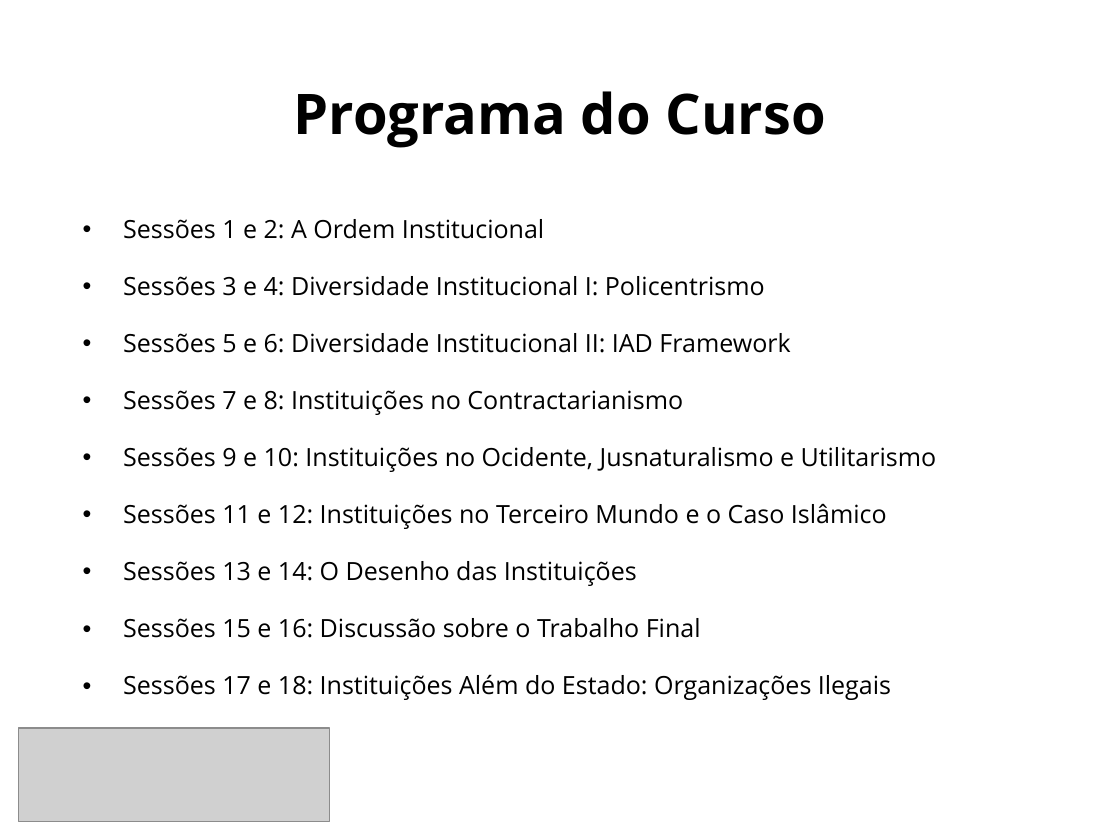
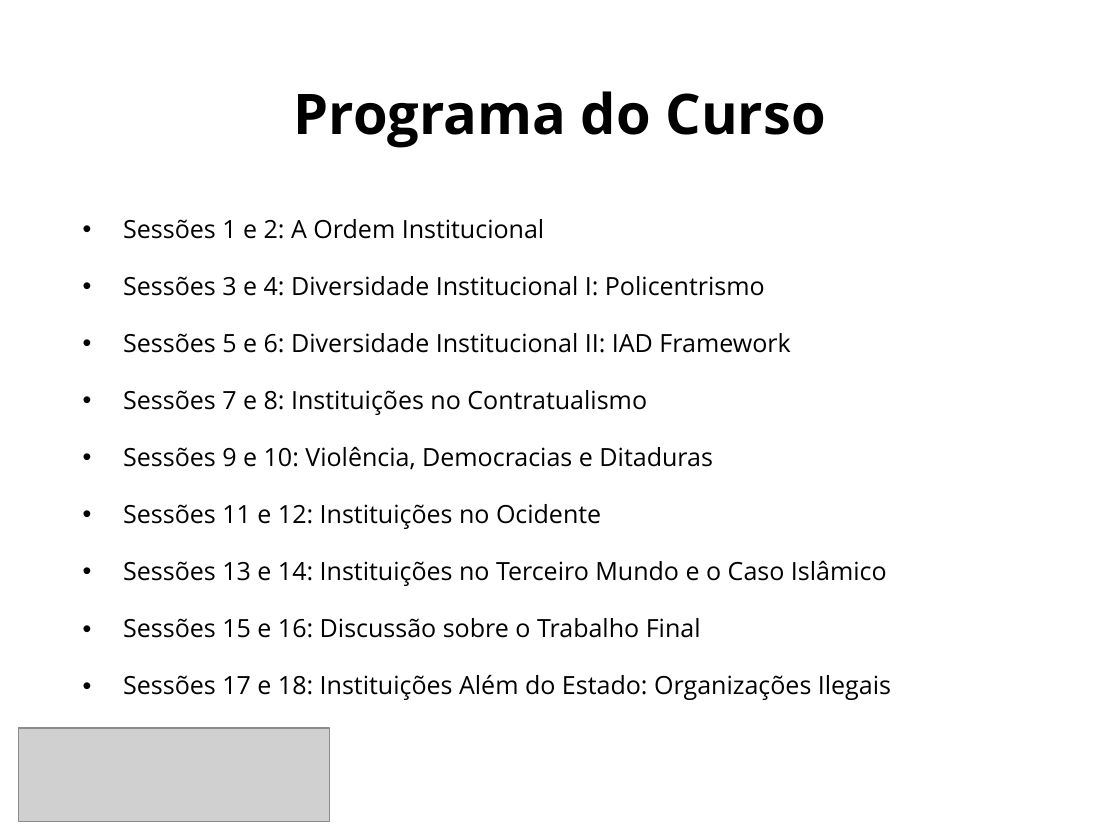
Before and after one commit to danilofreire/omma, a slide deck: slide 4 of sessoes-01-02/sessao-01.pptx. Drawn at 1120x840 pixels with LibreOffice and Linux fonts; fonts in the diff are those of the drawing; grey boxes stand for pictures. Boxes give left, top, right and bottom in pixels: in the first picture for what was removed or moved away, otherwise in the second. Text is boxed around its words. In the diff, an @@ line names an element or a change of style, - is before the commit and + after.

```diff
--- a/sessoes-01-02/sessao-01.pptx
+++ b/sessoes-01-02/sessao-01.pptx
@@ text at bbox=[123, 390, 887, 586]: text changed @@
-• Sessões 7 e 8: Instituições no Contractarianismo
-• Sessões 9 e 10: Instituições no Ocidente, Jusnaturalismo e Utilitarismo
-• Sessões 11 e 12: Instituições no Terceiro Mundo e o Caso Islâmico
-• Sessões 13 e 14: O Desenho das Instituições
+• Sessões 7 e 8: Instituições no Contratualismo
+• Sessões 9 e 10: Violência, Democracias e Ditaduras
+• Sessões 11 e 12: Instituições no Ocidente
+• Sessões 13 e 14: Instituições no Terceiro Mundo e o Caso Islâmico
```
Also in this commit, not shown: 1 other slide changed, 1 other file.
